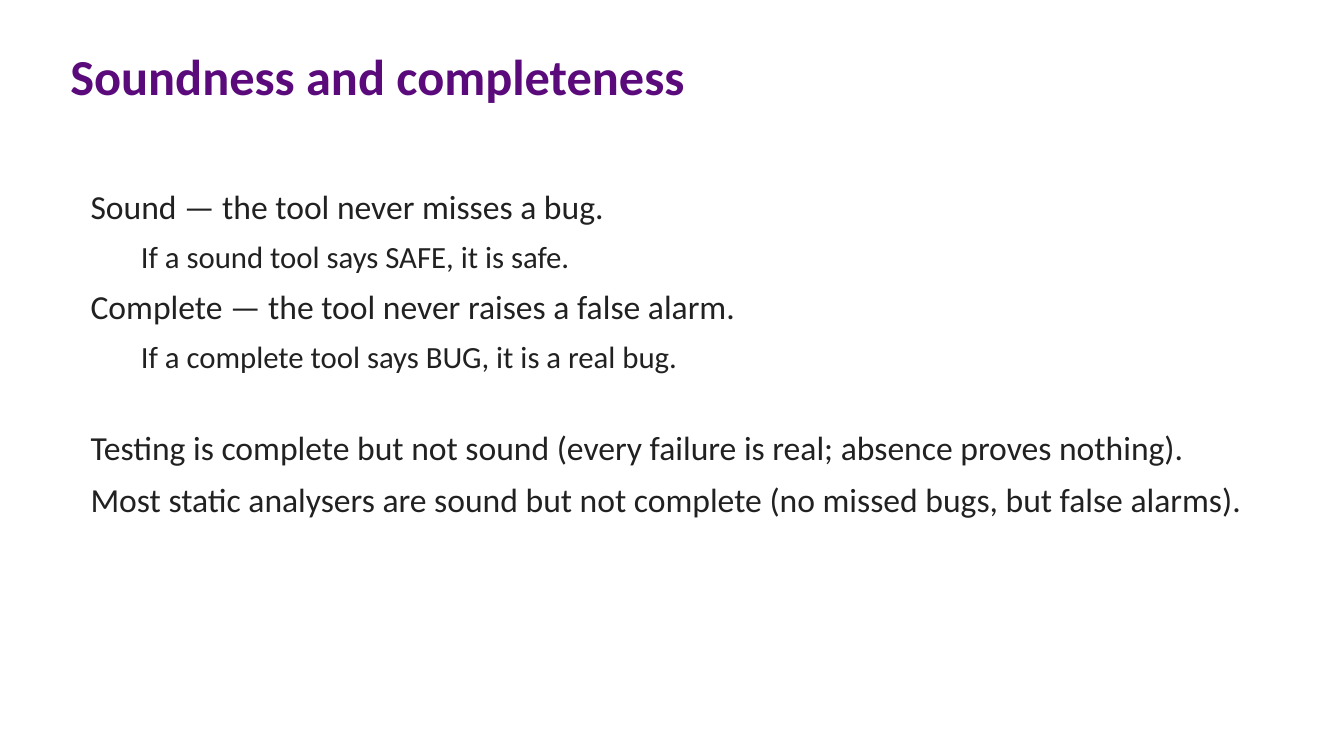
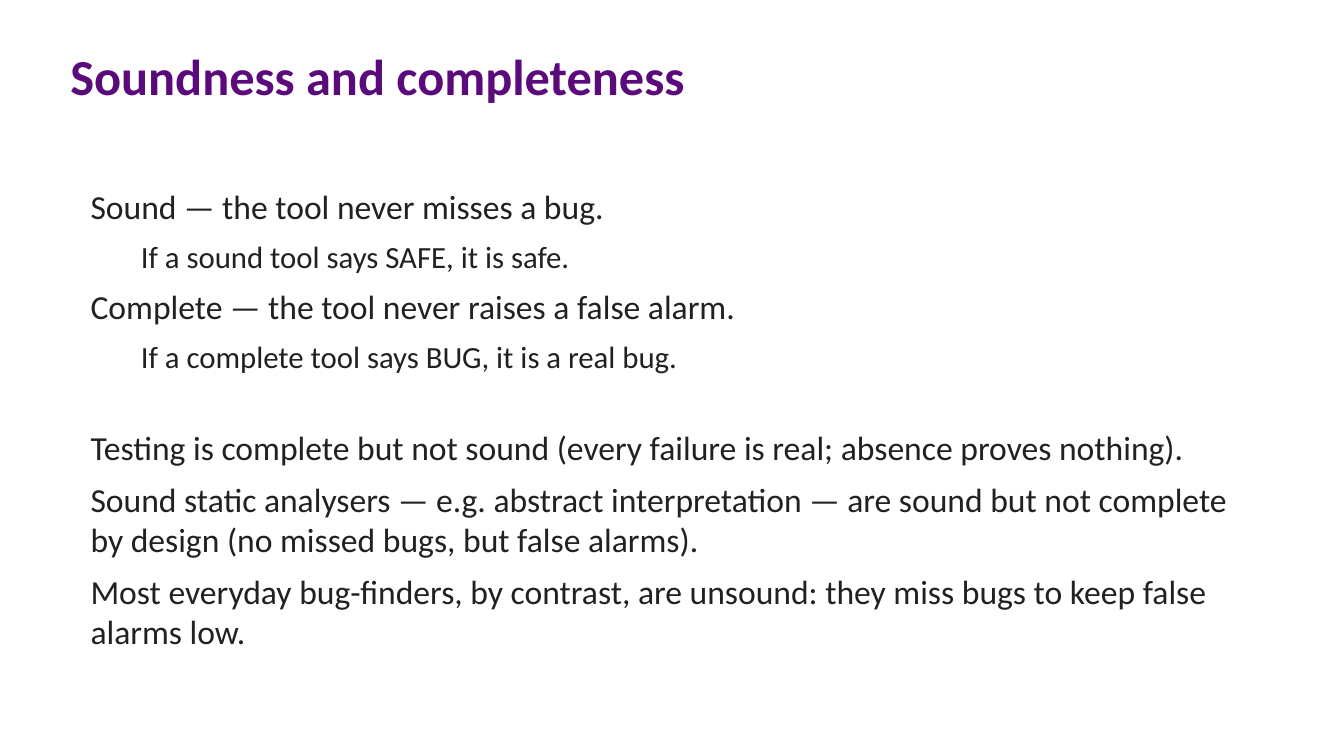
Before and after one commit to lucasccordeiro/unifei, a slide deck: slide 19 of slides/session1/01-session1-fundamentals.pptx. Drawn at 1344x756 pixels with LibreOffice and Linux fonts; fonts in the diff are those of the drawing. Boxes give left, top, right and bottom in pixels: in the first picture for what was removed or moved away, otherwise in the second. Text is boxed around its words. In the diff, an @@ line names an element or a change of style, - is before the commit and + after.

```diff
--- a/slides/session1/01-session1-fundamentals.pptx
+++ b/slides/session1/01-session1-fundamentals.pptx
@@ text at (91,488,1227,645): text changed @@
-Most static analysers are sound but not complete (no missed bugs, but false alarms).
+Sound static analysers — e.g. abstract interpretation — are sound but not complete by design (no missed bugs, but false alarms).
+Most everyday bug-finders, by contrast, are unsound: they miss bugs to keep false alarms low.
```
Also in this commit, not shown: 2 other files.
